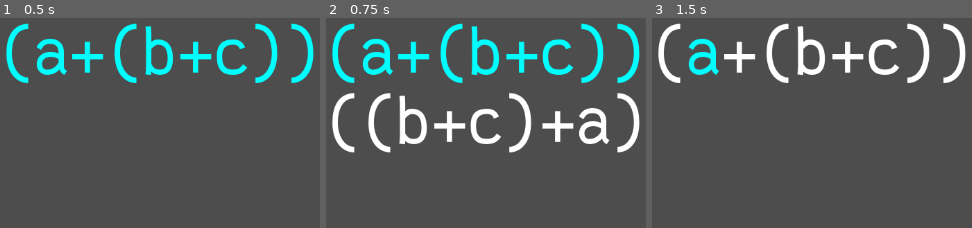
Above: before the commit, frames 1-3 (left to right).
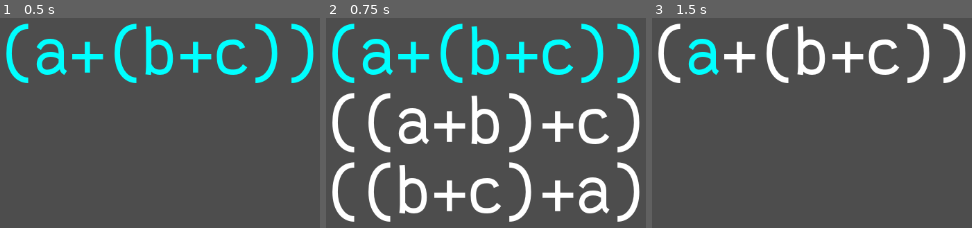
Above: after the commit, the same moments.

Repository: theoahfeldt/emperical-maths
Game: Godot game, scene res://test.tscn
Same seed, same stepped clock (60 frames per second), same inputs: the game is played once before the commit and once after it.
Inputs:
- Up to frame 1 (0.5 s): no input
- Up to frame 2 (0.75 s): tap Enter at 0.5 s; hold Right (expression_right) from 0.53 s (still down); tap Space (expression_select) at 0.6 s
- Up to frame 3 (1.5 s): tap Space (expression_select) at 1.25, 1.35 s; release Right (expression_right) at 1.28 s; hold Down (expression_down) from 1.28 s (still down)

Frame 1 is identical in both runs. In frame 2, 8.6% of the frame differs, in the area x 1-99%, y 36-98%; in frame 3, nothing differs.

Commit message:
Add rule for backwards direction of associtivity for sums

Diff:
--- /dev/null
+++ b/game/algebra/logic/rules/associaticity_backward_sum.gd
@@ -0,0 +1,14 @@
+extends AlgebraicRule
+## a + (b + c) -> (a + b) + c
+
+func applicable(expression: AlgebraicExpression) -> bool:
+	if expression is AlgebraicSum:
+		return expression.right_term is AlgebraicSum
+	return false
+
+
+func apply(sum: AlgebraicSum) -> AlgebraicExpression:
+	var a = sum.left_term.copy()
+	var b = sum.right_term.left_term.copy()
+	var c = sum.right_term.right_term.copy()
+	return AlgebraicSum.create(AlgebraicSum.create(a, b), c)
--- a/game/algebra/logic/rules/rules.gd
+++ b/game/algebra/logic/rules/rules.gd
@@ -1,11 +1,13 @@
 const Identity = preload("res://algebra/logic/rules/identity.gd")
+const AssociativityForwardSum = preload("res://algebra/logic/rules/associaticity_forward_sum.gd")
+const AssociativityBackwardSum = preload("res://algebra/logic/rules/associaticity_backward_sum.gd")
 const CommutativitySum = preload("res://algebra/logic/rules/commutativity_sum.gd")
-const AssociativityForwardSum = preload("res://algebra/logic/rules/associaticity_forward_sum.gd")
 
 
 static func rules() -> Array:
 	return [
 		Identity.new(),
+		AssociativityForwardSum.new(),
+		AssociativityBackwardSum.new(),
 		CommutativitySum.new(),
-		AssociativityForwardSum.new(),
 	]
